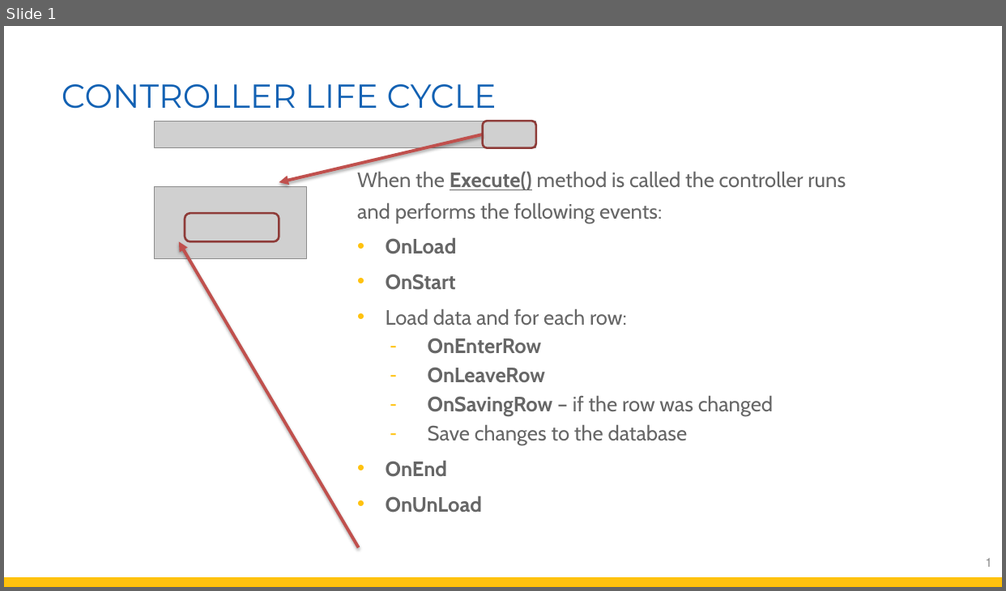
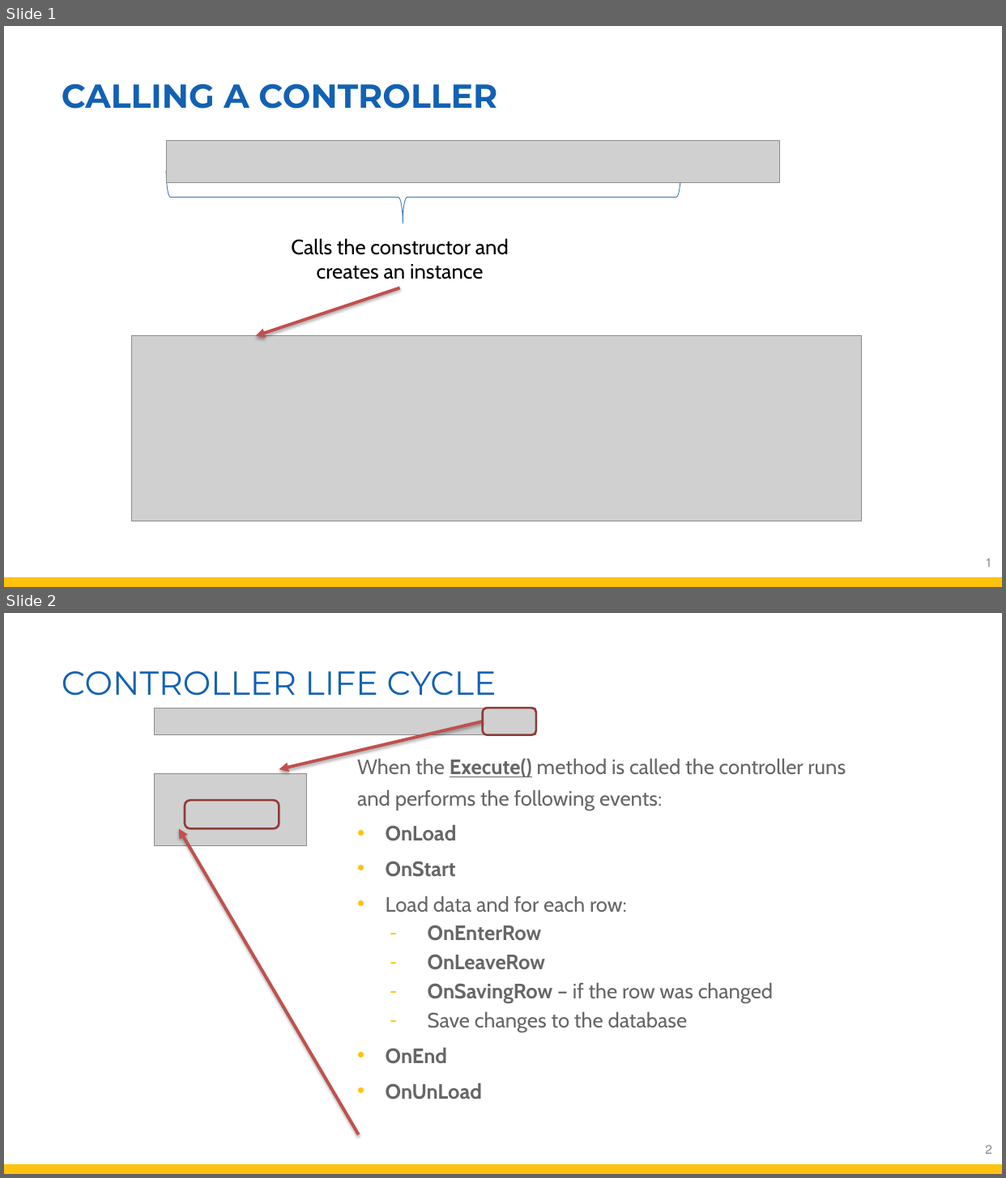
Before and after one commit to FireflyMigration/firefly-doc, a slide deck: 02-Development/01-Developer-Guide/02_UI-Controller/70_UI-Controller-Life-Cycle/UILifeCycle.pptx. Shown one above the other, each under a label of ours: slide 1 before the commit, slides 1 and 2 after it. The pictures are 1006x591 and 1006x1178 pixels, drawn with LibreOffice and Linux fonts; fonts in the diff are those of the drawing; grey boxes stand for pictures; background and template pictures are left out. Boxes give left, top, right and bottom in pixels: in the first picture for what was removed or moved away, otherwise in the second. Text is boxed around its words. In the diff, an @@ line names an element or a change of style, - is before the commit and + after.

Commit message:
Up To UI Controller Life Cycle

```diff
--- a/02-Development/01-Developer-Guide/02_UI-Controller/70_UI-Controller-Life-Cycle/UILifeCycle.pptx
+++ b/02-Development/01-Developer-Guide/02_UI-Controller/70_UI-Controller-Life-Cycle/UILifeCycle.pptx
@@ slide 1 added at [4, 26, 1002, 587], background #FFFFFF; not listed: 1 template element that a slide beside it also shows @@
@@ title added at [62, 84, 497, 109], 32 pt, text #1261B3, bold @@
+CALLING A CONTROLLER
@@ picture added at [167, 140, 780, 182] @@
@@ right brace added at [167, 170, 681, 224], outline #4B7EBC 0.75 pt @@
@@ text added at [291, 238, 509, 280], 20 pt, text #000000 @@
+Calls the constructor and creates an instance
@@ arrow added from (400, 288) to (256, 336), #C0504D 3 pt @@
@@ picture added at [132, 336, 862, 521] @@
@@ page number added at [985, 558, 992, 567], 12 pt, text #898989 @@
+1
@@ what was slide 1 is now slide 2 @@
@@ page number at [985, 1145, 992, 1154]: text changed @@
-1
+2
```
Also in this commit, not shown: 9 other files.
